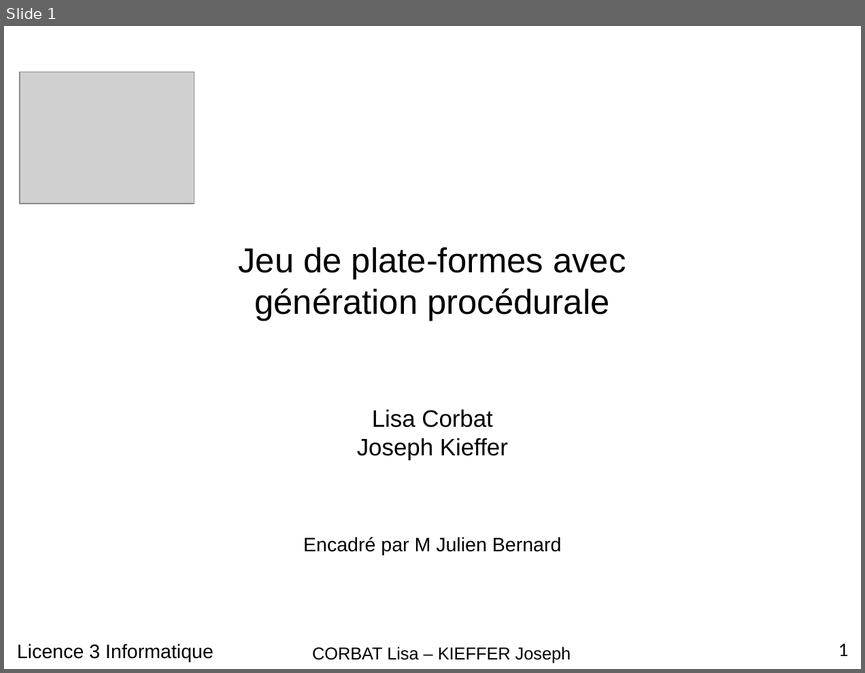
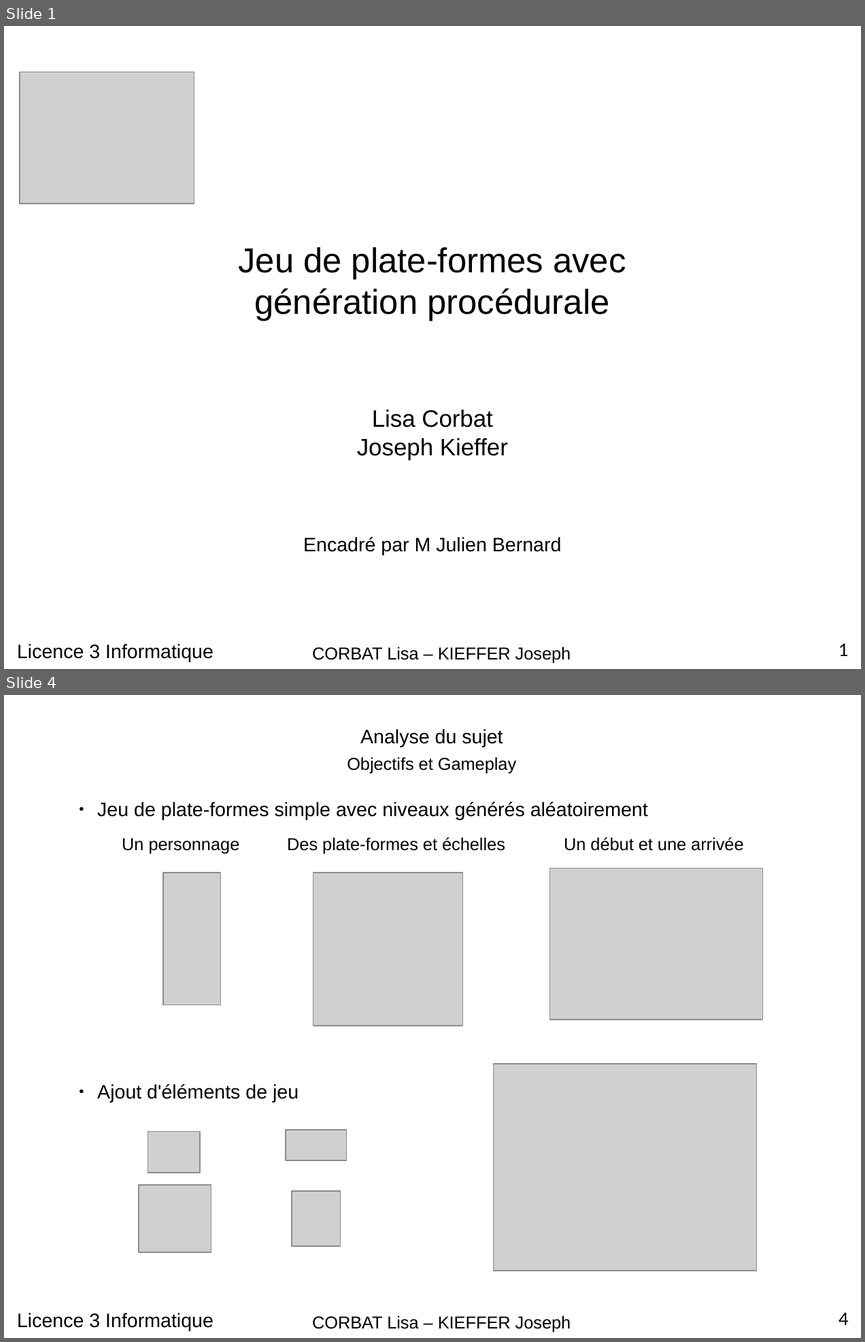
Before and after one commit to Vizepi/ProjetL3, a slide deck: Presentation.odp. Shown one above the other, each under a label of ours: slide 1 before the commit, slides 1 and 4 after it; the slides between them are not shown. The pictures are 865x673 and 865x1342 pixels, drawn with LibreOffice and Linux fonts; fonts in the diff are those of the drawing; grey boxes stand for pictures; background and template pictures are left out. Boxes give left, top, right and bottom in pixels: in the first picture for what was removed or moved away, otherwise in the second. Text is boxed around its words. In the diff, an @@ line names an element or a change of style, - is before the commit and + after.

```diff
--- a/Presentation.odp
+++ b/Presentation.odp
@@ slide 4 added at [4, 695, 861, 1338], background picture (left out); not listed: 2 template elements that a slide beside it also shows @@
@@ text added at [4, 695, 861, 726], 16 pt, text #FFFFFF @@
+Platformer - 2014/2015
@@ text added at [360, 729, 502, 747], 18 pt, text #000000 @@
+Analyse du sujet
@@ text added at [347, 757, 516, 773], 16 pt, text #000000 @@
+Objectifs et Gameplay
@@ text added at [97, 802, 648, 819], 18 pt, text #000000 @@
+● Jeu de plate-formes simple avec niveaux générés aléatoirement
@@ text added at [287, 837, 505, 854], 16 pt, text #000000 @@
+Des plate-formes et échelles
@@ text added at [564, 837, 743, 851], 16 pt, text #000000 @@
+Un début et une arrivée
@@ text added at [122, 838, 240, 854], 16 pt, text #000000 @@
+Un personnage
@@ picture added at [163, 872, 221, 1004] @@
@@ picture added at [313, 872, 464, 1025] @@
@@ picture added at [550, 868, 763, 1019] @@
@@ picture added at [494, 1064, 757, 1270] @@
@@ text added at [97, 1084, 298, 1102], 18 pt, text #000000 @@
+● Ajout d'éléments de jeu
@@ picture added at [148, 1131, 200, 1172] @@
@@ picture added at [286, 1130, 347, 1160] @@
@@ picture added at [139, 1185, 211, 1253] @@
@@ picture added at [292, 1191, 341, 1246] @@
@@ page number added at [838, 1312, 849, 1325], 16 pt, text #000000 @@
+4
```
Also in this commit, not shown: 1 slide changed, 8 other slides added.
